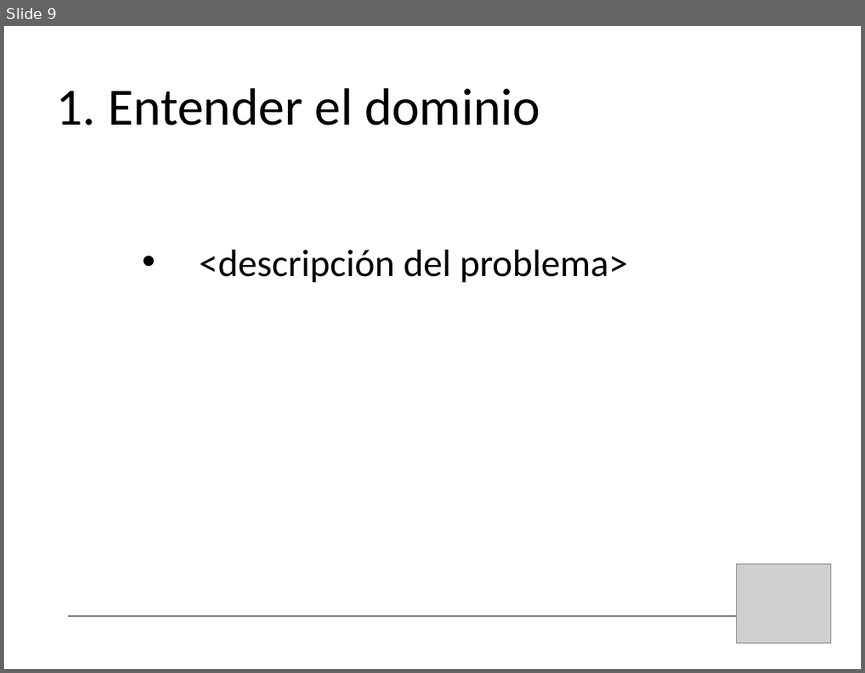
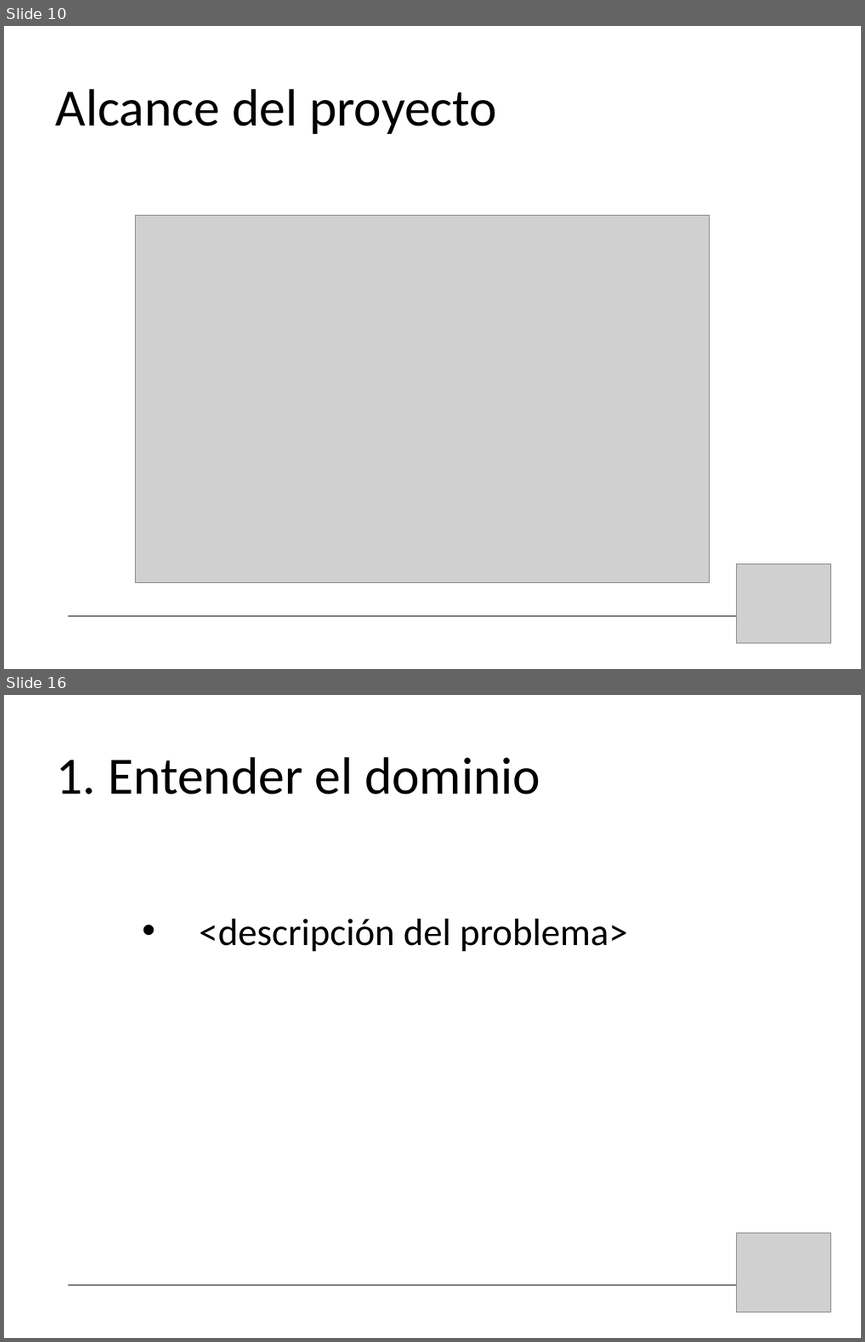
Before and after one commit to bossiernesto/objectbrowserpharo, a slide deck: docs/LOOP-demo-final.ppt. Shown one above the other, each under a label of ours: slide 9 before the commit, slides 10 and 16 after it; the slides between them are not shown. The pictures are 865x673 and 865x1342 pixels, drawn with LibreOffice and Linux fonts; fonts in the diff are those of the drawing; grey boxes stand for pictures. Boxes give left, top, right and bottom in pixels: in the first picture for what was removed or moved away, otherwise in the second. Text is boxed around its words. In the diff, an @@ line names an element or a change of style, - is before the commit and + after.

```diff
--- a/docs/LOOP-demo-final.ppt
+++ b/docs/LOOP-demo-final.ppt
@@ slide 10 added at [4,26,861,669], background #FFFFFF @@
@@ title added at [55,89,497,134], 44 pt, text #000000 @@
+Alcance del proyecto
@@ picture added at [135,215,709,582] @@
@@ picture added at [736,563,830,643] @@
@@ line added from (69, 616) to (783, 616), #000000 0.74 pt @@
@@ what was slide 9 is now slide 16 @@
```
Also in this commit, not shown: 8 slides changed, 7 other slides added.
